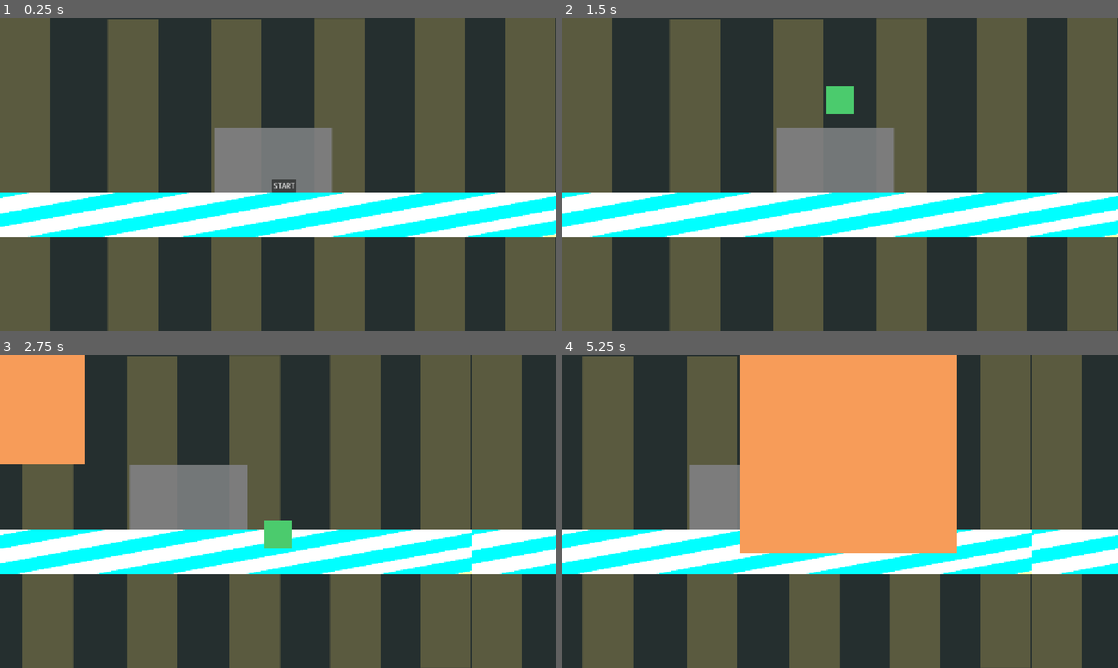
Above: before the commit, frames 1-4 (two rows, left to right).
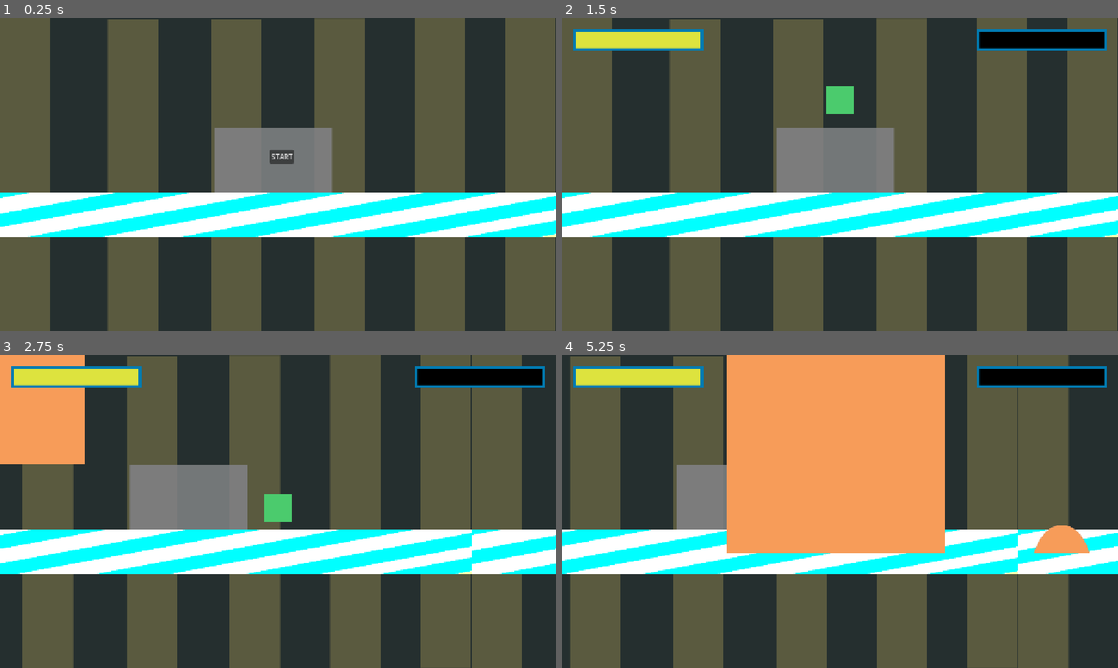
Above: after the commit, the same moments.

Repository: Victolou/defectiveRobot-game
Game: Godot game, scene res://scenes/main/main.tscn
The game is run twice, just before and just after one commit, with the same random seed, the same clock (stepped at 60 frames per second) and the same inputs.
Inputs:
- Up to frame 1 (0.25 s): no input
- Up to frame 2 (1.5 s): click "START" at 0.5 s; tap Enter (ready) at 1.25 s; hold Right (right) from 1.28 s (still down); hold Enter (ready) from 1.28 s (still down)
- Up to frame 3 (2.75 s): keep holding Right (right); tap W (jump) at 1.52, 1.55, 1.82, 2.1, 2.27, 2.57 s; release Enter (ready) at 2.03 s; tap Enter (ready) at 2.3 s
- Up to frame 4 (5.25 s): release Right (right) at 2.78 s; hold E (left) 2.78-3.53 s; hold Enter (ready) 2.78-3.53 s; tap W (jump) at 3.05, 3.77, 4.07, 4.35, 4.52, 4.82 s; hold Right (right) 3.53-5.03 s; tap Enter (ready) at 3.6, 5.1 s; hold E (left) from 5.03 s (still down)

The runs differ from the first frame. In frame 1, 0.3% of the frame differs, in the area x 48-54%, y 42-56%; in frame 2, 3.2%; in frame 3, 4.1%; in frame 4, 23%, in the area x 0-100%, y 0-100%.

Commit message:
Added energy and speed bars, wastes and batteries with respawn logic, and updated Player and Crusher classes

Diff:
--- a/project.godot
+++ b/project.godot
@@ -53,6 +53,15 @@
 
 locale/include_text_server_data=true
 
+[layer_names]
+
+2d_physics/layer_1="environment"
+2d_physics/layer_2="player"
+2d_physics/layer_3="crusher"
+2d_physics/layer_4="waste"
+2d_physics/layer_5="battery"
+2d_physics/layer_6="transform"
+
 [rendering]
 
 renderer/rendering_method="gl_compatibility"
--- a/scenes/UI/home/menu_home.gd
+++ b/scenes/UI/home/home.gd
@@ -1,4 +1,4 @@
-class_name MenuHome extends Control
+class_name Home extends Control
 
 signal on_start_game
 
@@ -8,3 +8,6 @@
 
 func _on_button_pressed() -> void:
 	on_start_game.emit()
+
+func _on_button_2_pressed() -> void:
+	print("funcona")
--- /dev/null
+++ b/scenes/UI/home/home.tscn
@@ -0,0 +1,30 @@
+[gd_scene load_steps=2 format=3 uid="uid://mwrp8av8xxdi"]
+
+[ext_resource type="Script" uid="uid://cg6y102ghkw3p" path="res://scenes/UI/home/home.gd" id="1_66aec"]
+
+[node name="home" type="Control"]
+layout_mode = 3
+anchors_preset = 15
+anchor_right = 1.0
+anchor_bottom = 1.0
+grow_horizontal = 2
+grow_vertical = 2
+script = ExtResource("1_66aec")
+
+[node name="Button" type="Button" parent="."]
+layout_mode = 1
+anchors_preset = 8
+anchor_left = 0.5
+anchor_top = 0.5
+anchor_right = 0.5
+anchor_bottom = 0.5
+offset_left = -28.0
+offset_top = -15.5
+offset_right = 28.0
+offset_bottom = 15.5
+grow_horizontal = 2
+grow_vertical = 2
+text = "START
+"
+
+[connection signal="pressed" from="Button" to="." method="_on_button_pressed"]
--- a/scenes/UI/home/menu_home.tscn
+++ /dev/null
@@ -1,23 +0,0 @@
-[gd_scene load_steps=2 format=3 uid="uid://dbyoow1317p4k"]
-
-[ext_resource type="Script" uid="uid://ctewpma5ot4wa" path="res://scenes/UI/home/menu_home.gd" id="1_vh8wv"]
-
-[node name="menuHome" type="Control"]
-layout_mode = 3
-anchors_preset = 15
-anchor_right = 1.0
-anchor_bottom = 1.0
-grow_horizontal = 2
-grow_vertical = 2
-script = ExtResource("1_vh8wv")
-
-[node name="Button" type="Button" parent="."]
-layout_mode = 0
-offset_left = 625.0
-offset_top = 370.0
-offset_right = 681.0
-offset_bottom = 401.0
-text = "START
-"
-
-[connection signal="pressed" from="Button" to="." method="_on_button_pressed"]
--- /dev/null
+++ b/scenes/UI/stats/stats.gd
@@ -0,0 +1,18 @@
+class_name Stats extends CanvasLayer
+
+@onready var energy_bar: TextureProgressBar = %energyBar
+@onready var velocity_bar: TextureProgressBar = %velocityBar
+
+func update_energy_bar(value: float, positive: bool = false) -> void:
+	energy_bar.value += value if positive else -value
+
+func update_velocity_bar(value: float) -> void:
+	value = clamp(value, 0, velocity_bar.max_value)
+	velocity_bar.value = value
+
+func set_bars_max_limits(max_energy: float, max_velocity: float) -> void:
+	if velocity_bar:
+		velocity_bar.max_value = max_velocity
+	if energy_bar:
+		energy_bar.max_value = max_energy
+		energy_bar.value = max_energy
--- /dev/null
+++ b/scenes/UI/stats/stats.tscn
@@ -0,0 +1,45 @@
+[gd_scene load_steps=6 format=3 uid="uid://c0218mdvjdrqi"]
+
+[ext_resource type="Script" uid="uid://bcbsdt7t3vhd5" path="res://scenes/UI/stats/stats.gd" id="1_hb1ya"]
+[ext_resource type="Texture2D" uid="uid://dne656pv65xye" path="res://assets/sprites/UI/bar/energyBarC.png" id="2_50umo"]
+[ext_resource type="Texture2D" uid="uid://bsp3emfx1g588" path="res://assets/sprites/UI/bar/energyBarA.png" id="3_br1uq"]
+[ext_resource type="Texture2D" uid="uid://dfhq0icqt6bjs" path="res://assets/sprites/UI/bar/energyBarB.png" id="4_fd8bt"]
+[ext_resource type="Texture2D" uid="uid://btncgi3fghvvr" path="res://assets/sprites/UI/bar/energyBarB2.png" id="5_50umo"]
+
+[node name="stats" type="CanvasLayer"]
+script = ExtResource("1_hb1ya")
+
+[node name="MarginContainer" type="MarginContainer" parent="."]
+anchors_preset = 15
+anchor_right = 1.0
+anchor_bottom = 1.0
+offset_bottom = -521.0
+grow_horizontal = 2
+grow_vertical = 2
+theme_override_constants/margin_left = 25
+theme_override_constants/margin_top = 25
+theme_override_constants/margin_right = 25
+theme_override_constants/margin_bottom = 25
+
+[node name="VBoxContainer" type="VBoxContainer" parent="MarginContainer"]
+layout_mode = 2
+size_flags_horizontal = 0
+
+[node name="energyBar" type="TextureProgressBar" parent="MarginContainer/VBoxContainer"]
+unique_name_in_owner = true
+layout_mode = 2
+texture_under = ExtResource("2_50umo")
+texture_over = ExtResource("3_br1uq")
+texture_progress = ExtResource("4_fd8bt")
+
+[node name="VBoxContainer2" type="VBoxContainer" parent="MarginContainer"]
+layout_mode = 2
+size_flags_horizontal = 8
+
+[node name="velocityBar" type="TextureProgressBar" parent="MarginContainer/VBoxContainer2"]
+unique_name_in_owner = true
+layout_mode = 2
+step = 0.0
+texture_under = ExtResource("2_50umo")
+texture_over = ExtResource("3_br1uq")
+texture_progress = ExtResource("5_50umo")
--- a/scenes/background/background.gd
+++ b/scenes/background/background.gd
@@ -22,11 +22,11 @@
 	is_layer0_running = true
 	is_layer1_running = true
 
-func moving(layer: ParallaxLayer, delta, path: bool = false):
+func moving(parallax_layer: ParallaxLayer, delta, path: bool = false):
 	if path:
-		layer.motion_offset.x += speed_layer0.x * delta
+		parallax_layer.motion_offset.x += speed_layer0.x * delta
 	else:
-		layer.motion_offset.x -= speed_layer0.x * delta
+		parallax_layer.motion_offset.x -= speed_layer0.x * delta
 
 func change_direction():
 	direction = !direction
--- /dev/null
+++ b/scenes/battery/battery.gd
@@ -0,0 +1,19 @@
+class_name Battery extends Node2D
+
+signal on_player_crash
+
+@export var move_speed: float = 300.0
+
+func _process(delta: float) -> void:
+	position.x -= move_speed * delta
+
+func set_move_speed(value: float) -> void:
+	move_speed = value
+
+func _on_area_2d_body_entered(body: Node2D) -> void:
+	if body is Player:
+		on_player_crash.emit()
+		queue_free()
+
+func _on_visible_on_screen_notifier_2d_screen_exited() -> void:
+	queue_free()
--- /dev/null
+++ b/scenes/battery/battery.tscn
@@ -0,0 +1,27 @@
+[gd_scene load_steps=4 format=3 uid="uid://bk1f7lu0rvvil"]
+
+[ext_resource type="Script" uid="uid://c6dy8jnyw08bx" path="res://scenes/battery/battery.gd" id="1_5d3fe"]
+[ext_resource type="Texture2D" uid="uid://csgmnq0qkp713" path="res://assets/sprites/entitles/battery.png" id="2_n4s2d"]
+
+[sub_resource type="CapsuleShape2D" id="CapsuleShape2D_g32y3"]
+radius = 16.0
+height = 54.0
+
+[node name="battery" type="Node2D"]
+script = ExtResource("1_5d3fe")
+
+[node name="Sprite2D" type="Sprite2D" parent="."]
+texture = ExtResource("2_n4s2d")
+
+[node name="Area2D" type="Area2D" parent="."]
+collision_layer = 16
+collision_mask = 2
+
+[node name="CollisionShape2D" type="CollisionShape2D" parent="Area2D"]
+shape = SubResource("CapsuleShape2D_g32y3")
+
+[node name="VisibleOnScreenNotifier2D" type="VisibleOnScreenNotifier2D" parent="."]
+position = Vector2(52, 0)
+
+[connection signal="body_entered" from="Area2D" to="." method="_on_area_2d_body_entered"]
+[connection signal="screen_exited" from="VisibleOnScreenNotifier2D" to="." method="_on_visible_on_screen_notifier_2d_screen_exited"]
--- a/scenes/crusher/crushed.gd
+++ b/scenes/crusher/crushed.gd
@@ -2,17 +2,20 @@
 
 signal on_player_reached
 signal on_player_crusher
+signal on_waste_reached
+signal on_waste_crusher
 
 @onready var image_crusher: Sprite2D = %imageCrusher
 
 @export var move_speed_x: float = 300.0
-@export var move_speed_y: float = 3500.0
+@export var move_speed_y: float = 800.0
 @export var upper_limit: float = 0.0
 @export var lower_limit: float = 205.0
 @export var left_limit: float = 0.0
 
 var crusher_running: bool = false
 var moving_down: bool = false
+var moving_stop: bool = false
 
 var external_pushback := 0.0
 var pushback_decay := 10
@@ -40,6 +43,11 @@
 		if position.y <= upper_limit:
 			position.y = upper_limit
 
+	if !moving_stop:
+		if position.y == lower_limit:
+			moving_down = false
+
+
 func set_running() -> void:
 	crusher_running = !crusher_running
 
@@ -50,14 +58,25 @@
 	external_pushback += amount
 
 func kill_player() -> void:
+	moving_stop = true
 	move_speed_x = 0
 	moving_down = true
 	position.y = lower_limit
 
-func _on_player_reached_body_entered(body: Node2D) -> void:
-	if body is Player:
-		emit_signal("on_player_reached", body)
+func up_crusher() -> void:
+	moving_down = false
 
-func _on_player_crusher_body_entered(body: Node2D) -> void:
-	if body is Player:
-		emit_signal("on_player_crusher", body)
+func lower_crusher() -> void:
+	moving_down = true
+
+func _on_reached_body_entered(_body: Node2D) -> void:
+	on_player_reached.emit()
+
+func _on_crush_body_entered(_body: Node2D) -> void:
+	on_player_crusher.emit()
+
+func _on_reached_area_entered(_area: Area2D) -> void:
+	on_waste_reached.emit()
+
+func _on_crush_area_entered(_area: Area2D) -> void:
+	on_waste_crusher.emit()
--- a/scenes/crusher/crusher.tscn
+++ b/scenes/crusher/crusher.tscn
@@ -1,13 +1,16 @@
-[gd_scene load_steps=5 format=3 uid="uid://dc0howu75tr8v"]
+[gd_scene load_steps=6 format=3 uid="uid://dc0howu75tr8v"]
 
 [ext_resource type="Script" uid="uid://djmrdcjsguatv" path="res://scenes/crusher/crushed.gd" id="1_pneob"]
-[ext_resource type="Texture2D" uid="uid://bpn1vlui4c5ls" path="res://assets/sprites/environment/crusher.png" id="2_sq5ym"]
+[ext_resource type="Texture2D" uid="uid://bpn1vlui4c5ls" path="res://assets/sprites/entitles/crusher.png" id="2_sq5ym"]
 
 [sub_resource type="RectangleShape2D" id="RectangleShape2D_ipyxr"]
 size = Vector2(58, 882)
 
 [sub_resource type="RectangleShape2D" id="RectangleShape2D_sq5ym"]
 size = Vector2(4, 876.5)
+
+[sub_resource type="RectangleShape2D" id="RectangleShape2D_ugydg"]
+size = Vector2(500, 63)
 
 [node name="crushed" type="Node2D"]
 script = ExtResource("1_pneob")
@@ -17,17 +20,33 @@
 unique_name_in_owner = true
 texture = ExtResource("2_sq5ym")
 
-[node name="playerReached" type="Area2D" parent="."]
+[node name="reached" type="Area2D" parent="."]
+collision_layer = 4
+collision_mask = 10
 
-[node name="CollisionShape2D" type="CollisionShape2D" parent="playerReached"]
+[node name="CollisionShape2D" type="CollisionShape2D" parent="reached"]
 position = Vector2(280, 188)
 shape = SubResource("RectangleShape2D_ipyxr")
 
-[node name="playerCrusher" type="Area2D" parent="."]
+[node name="crush" type="Area2D" parent="."]
+collision_layer = 4
+collision_mask = 10
 
-[node name="CollisionShape2D" type="CollisionShape2D" parent="playerCrusher"]
-position = Vector2(-46, 190.75)
+[node name="CollisionShape2D" type="CollisionShape2D" parent="crush"]
+position = Vector2(-18, 187)
 shape = SubResource("RectangleShape2D_sq5ym")
 
-[connection signal="body_entered" from="playerReached" to="." method="_on_player_reached_body_entered"]
-[connection signal="body_entered" from="playerCrusher" to="." method="_on_player_crusher_body_entered"]
+[node name="wasteCrush" type="Area2D" parent="."]
+collision_layer = 32
+collision_mask = 8
+
+[node name="CollisionShape2D" type="CollisionShape2D" parent="wasteCrush"]
+position = Vector2(0, 180)
+shape = SubResource("RectangleShape2D_ugydg")
+debug_color = Color(0.928598, 0.212519, 0.416141, 0.42)
+
+[connection signal="area_entered" from="reached" to="." method="_on_reached_area_entered"]
+[connection signal="body_entered" from="reached" to="." method="_on_reached_body_entered"]
+[connection signal="area_entered" from="crush" to="." method="_on_crush_area_entered"]
+[connection signal="body_entered" from="crush" to="." method="_on_crush_body_entered"]
+[connection signal="area_entered" from="wasteCrush" to="." method="_on_waste_crusher_area_entered"]
--- a/scenes/main/main.gd
+++ b/scenes/main/main.gd
@@ -2,34 +2,58 @@
 
 @onready var player: Player = $player
 @onready var crusher: Crusher = $crusher
-@onready var menu_home: MenuHome = $menuHome
+@onready var home: Home = $home
 @onready var background: Background = $background
+@onready var stats: Stats = $stats
+@onready var spawner: Spawner = $spawner
 
 func _ready() -> void:
-	pass
+	stats.hide()
+	stats.set_bars_max_limits(player.energy, player.limit_power_advantage)
 
-func _on_menu_home_on_start_game() -> void:
+func _process(_delta: float) -> void:
+	stats.update_velocity_bar(player.power_advantage)
+
+func _on_home_on_start_game() -> void:
+	home.hide()
+	stats.show()
 	player.set_running()
-	menu_home.hide()
 
 func _on_player_on_player_is_on_floor() -> void:
 	crusher.set_running()
 	background.set_running()
 
 func _on_player_on_back_crusher() -> void:
+	stats.update_energy_bar(player.energy_loss)
 	crusher.apply_pushback(player.power_advantage)
 
-func _on_crusher_on_player_reached(body: Node) -> void:
-	if body == player:
-		print("¡Player alcanzado!")
-		player.set_running()
-		background.change_direction()
+func _on_crusher_on_player_reached() -> void:
+	crusher.up_crusher()
+	spawner.stop()
+	player.set_reached()
+	player.set_power_advantage(0)
+	background.change_direction()
 
-func _on_crusher_on_player_crusher(body: Node) -> void:
-	if body == player:
-		background.stop_layer0()
-		background.stop_layer1()
-		crusher.kill_player()
+func _on_crusher_on_player_crusher() -> void:
+	background.stop_layer0()
+	background.stop_layer1()
+	crusher.kill_player()
+
+func _on_crusher_on_waste_reached() -> void:
+	crusher.up_crusher()
+
+func _on_crusher_on_waste_crusher() -> void:
+	crusher.lower_crusher()
+
+func _on_spawner_on_waste_crash() -> void:
+	player.set_power_advantage(0)
+
+func _on_spawner_on_battery_crash() -> void:
+	stats.update_energy_bar(20, true)
+	player.recover_energy(20)
 
 func _on_player_on_player_no_energy() -> void:
 	crusher.set_external_pushback(0.0)
+
+func _on_timer_timeout() -> void:
+	pass # Replace with function body.
--- a/scenes/main/main.tscn
+++ b/scenes/main/main.tscn
@@ -1,10 +1,12 @@
-[gd_scene load_steps=7 format=3 uid="uid://bkevwyf8jh045"]
+[gd_scene load_steps=9 format=3 uid="uid://bkevwyf8jh045"]
 
 [ext_resource type="PackedScene" uid="uid://cayd0x34pllg7" path="res://scenes/player/player.tscn" id="1_hyk8p"]
 [ext_resource type="Script" uid="uid://bbyfkks628a1h" path="res://scenes/main/main.gd" id="1_l3cfh"]
-[ext_resource type="PackedScene" uid="uid://dbyoow1317p4k" path="res://scenes/UI/home/menu_home.tscn" id="2_6q06x"]
+[ext_resource type="PackedScene" uid="uid://mwrp8av8xxdi" path="res://scenes/UI/home/home.tscn" id="2_hujxm"]
 [ext_resource type="PackedScene" uid="uid://d22o5dv7iq6iq" path="res://scenes/platform/platform.tscn" id="2_iuonh"]
+[ext_resource type="PackedScene" uid="uid://c0218mdvjdrqi" path="res://scenes/UI/stats/stats.tscn" id="3_hujxm"]
 [ext_resource type="PackedScene" uid="uid://dc0howu75tr8v" path="res://scenes/crusher/crusher.tscn" id="3_k2fmo"]
+[ext_resource type="PackedScene" uid="uid://b8jyydq6ipjr3" path="res://scenes/spawner/spawner.tscn" id="5_b1x3f"]
 [ext_resource type="PackedScene" uid="uid://dl6iygbqmlytq" path="res://scenes/background/background.tscn" id="6_ow5a4"]
 
 [node name="main" type="Node2D"]
@@ -12,20 +14,41 @@
 
 [node name="background" parent="." instance=ExtResource("6_ow5a4")]
 
-[node name="menuHome" parent="." instance=ExtResource("2_6q06x")]
+[node name="stats" parent="." instance=ExtResource("3_hujxm")]
 
 [node name="player" parent="." instance=ExtResource("1_hyk8p")]
 position = Vector2(640, -95)
 
+[node name="crusher" parent="." instance=ExtResource("3_k2fmo")]
+position = Vector2(-250, 7)
+
+[node name="spawner" parent="." instance=ExtResource("5_b1x3f")]
+PLAYER_NODE = NodePath("../player")
+
 [node name="platform" parent="." instance=ExtResource("2_iuonh")]
 position = Vector2(640, 487)
 
-[node name="crusher" parent="." instance=ExtResource("3_k2fmo")]
-position = Vector2(-250, -3)
+[node name="home" parent="." instance=ExtResource("2_hujxm")]
+anchors_preset = 8
+anchor_left = 0.5
+anchor_top = 0.5
+anchor_right = 0.5
+anchor_bottom = 0.5
+offset_left = 648.0
+offset_top = 318.0
+offset_right = 648.0
+offset_bottom = 318.0
 
-[connection signal="on_start_game" from="menuHome" to="." method="_on_menu_home_on_start_game"]
+[node name="Timer" type="Timer" parent="."]
+
 [connection signal="on_back_crusher" from="player" to="." method="_on_player_on_back_crusher"]
 [connection signal="on_player_is_on_floor" from="player" to="." method="_on_player_on_player_is_on_floor"]
 [connection signal="on_player_no_energy" from="player" to="." method="_on_player_on_player_no_energy"]
 [connection signal="on_player_crusher" from="crusher" to="." method="_on_crusher_on_player_crusher"]
 [connection signal="on_player_reached" from="crusher" to="." method="_on_crusher_on_player_reached"]
+[connection signal="on_waste_crusher" from="crusher" to="." method="_on_crusher_on_waste_crusher"]
+[connection signal="on_waste_reached" from="crusher" to="." method="_on_crusher_on_waste_reached"]
+[connection signal="on_battery_crash" from="spawner" to="." method="_on_spawner_on_battery_crash"]
+[connection signal="on_waste_crash" from="spawner" to="." method="_on_spawner_on_waste_crash"]
+[connection signal="on_start_game" from="home" to="." method="_on_home_on_start_game"]
+[connection signal="timeout" from="Timer" to="." method="_on_timer_timeout"]
--- a/scenes/platform/platform.tscn
+++ b/scenes/platform/platform.tscn
@@ -4,6 +4,7 @@
 size = Vector2(1280, 64)
 
 [node name="platform" type="StaticBody2D"]
+collision_mask = 2
 
 [node name="CollisionShape2D" type="CollisionShape2D" parent="."]
 shape = SubResource("RectangleShape2D_7j252")
--- a/scenes/player/player.gd
+++ b/scenes/player/player.gd
@@ -6,13 +6,16 @@
 signal on_player_no_energy
 
 @export var gravity: float = 1000.0
-@export var jump_force: float = 150.0
+@export var jump_force: float = 450.0
 @export var max_speed: float = 400.0
+@export var energy_limit: float = 300.0
 @export var energy: float = 300.0
+@export var energy_loss: float = 5
 @export var power_advantage: float = 0
 @export var limit_power_advantage: float = 5
 
 var player_running: bool = false
+var reached = false
 var was_on_floor: bool = false
 
 var input_left: bool = true
@@ -27,7 +30,7 @@
 		velocity.y += gravity * delta
 		velocity.y = min(velocity.y , max_speed)
 
-	if is_on_floor() and energy > 0:
+	if is_on_floor() and (energy > 0 and !reached):
 		if not was_on_floor:
 			on_player_is_on_floor.emit()
 			was_on_floor = true
@@ -36,11 +39,11 @@
 			velocity.y -= jump_force
 
 		if Input.is_action_just_pressed("left") and input_left:
-			calculate_reserves(5, 0.1)
+			calculate_reserves(energy_loss, 0.1)
 			on_back_crusher.emit()
 
 		elif Input.is_action_just_pressed("right") and input_right:
-			calculate_reserves(5, 0.1)
+			calculate_reserves(energy_loss, 0.1)
 			on_back_crusher.emit()
 
 	if energy == 0.0:
@@ -53,6 +56,15 @@
 
 func set_running() -> void:
 	player_running = !player_running
+
+func set_reached():
+	reached = !reached
+
+func set_power_advantage(value: float):
+	power_advantage = value
+
+func recover_energy(value: float) -> void:
+	energy = min(energy + value, energy_limit)
 
 func calculate_reserves(less_energy: float, more_power: float) -> void:
 	energy -= less_energy
--- a/scenes/player/player.tscn
+++ b/scenes/player/player.tscn
@@ -18,6 +18,8 @@
 size = Vector2(64, 64)
 
 [node name="player" type="CharacterBody2D"]
+collision_layer = 2
+collision_mask = 29
 script = ExtResource("1_dovo2")
 
 [node name="AnimatedSprite2D" type="AnimatedSprite2D" parent="."]
--- /dev/null
+++ b/scenes/spawner/spawner.gd
@@ -0,0 +1,73 @@
+class_name Spawner extends Node
+
+signal on_waste_crash
+signal on_battery_crash
+
+const WASTE_SCENE = preload("res://scenes/waste/waste.tscn")
+const BATTERY_SCENE = preload("res://scenes/battery/battery.tscn")
+
+@export var PLAYER_NODE: NodePath
+
+@onready var player = get_node(PLAYER_NODE)
+@onready var timer_waste: Timer = %timer_waste
+@onready var timer_battery: Timer = %timer_battery
+@onready var cooldown_battery_timer: Timer = %cooldown_battery_timer
+
+var viewport: Viewport
+
+func _ready() -> void:
+	viewport = get_viewport()
+
+#GENERAL
+func respawn_probability(value: float, value_limit: float) -> float:
+	return clamp(1.0 - (value / value_limit), 0.0, 1.0)
+
+func stop() -> void:
+	timer_waste.stop()
+	timer_battery.stop()
+
+	var target_types = [Waste, Battery]
+
+	for child in get_children():
+		for t in target_types:
+			if is_instance_of(child, t):
+				child.set_move_speed(0)
+				break
+
+#WASTE
+func spawn_waste() -> void:
+	var waste_instance: Waste = WASTE_SCENE.instantiate()
+	waste_instance.on_player_crash.connect(on_waste_hit_player)
+
+	waste_instance.position.x = viewport.get_visible_rect().end.x + 150
+	waste_instance.position.y = 422.0
+
+	add_child(waste_instance)
+
+func on_waste_hit_player() -> void:
+	on_waste_crash.emit()
+
+func _on_timer_waste_timeout() -> void:
+	spawn_waste()
+
+#BATTERY
+func spawn_battery() -> void:
+	var battery_instance: Battery = BATTERY_SCENE.instantiate()
+	battery_instance.on_player_crash.connect(on_battery_hit_player)
+
+	battery_instance.position.x = viewport.get_visible_rect().end.x + 150
+	battery_instance.position.y = 300
+
+	add_child(battery_instance)
+
+func on_battery_hit_player() -> void:
+	on_battery_crash.emit()
+
+func _on_timer_battery_timeout() -> void:
+	if not cooldown_battery_timer.is_stopped():
+		return  # Aún en cooldown, no se permite otro respawn
+
+	var prob = respawn_probability(player.energy, player.energy_limit)
+	if randf() < prob:
+		spawn_battery()
+		cooldown_battery_timer.start()  # inicia cooldown de 2 segundos
--- /dev/null
+++ b/scenes/spawner/spawner.tscn
@@ -0,0 +1,23 @@
+[gd_scene load_steps=2 format=3 uid="uid://b8jyydq6ipjr3"]
+
+[ext_resource type="Script" uid="uid://c20b150e6akud" path="res://scenes/spawner/spawner.gd" id="1_eoeca"]
+
+[node name="spawner" type="Node"]
+script = ExtResource("1_eoeca")
+
+[node name="timer_waste" type="Timer" parent="."]
+unique_name_in_owner = true
+wait_time = 3.0
+autostart = true
+
+[node name="timer_battery" type="Timer" parent="."]
+unique_name_in_owner = true
+autostart = true
+
+[node name="cooldown_battery_timer" type="Timer" parent="."]
+unique_name_in_owner = true
+wait_time = 2.0
+one_shot = true
+
+[connection signal="timeout" from="timer_waste" to="." method="_on_timer_waste_timeout"]
+[connection signal="timeout" from="timer_battery" to="." method="_on_timer_battery_timeout"]
--- /dev/null
+++ b/scenes/waste/waste.gd
@@ -0,0 +1,28 @@
+class_name Waste extends Node2D
+
+signal on_player_crash
+
+const TRANSFORMED_TEXTURE = preload("res://assets/sprites/entitles/waste2.png")
+
+@onready var sprite_2d: Sprite2D = $Sprite2D
+
+@export var move_speed: float = 300.0
+
+var change_sprite = false
+var is_crusher: bool = false
+
+func _process(delta: float) -> void:
+	position.x -= move_speed * delta
+
+func set_move_speed(value: float) -> void:
+	move_speed = value
+
+func _on_area_2d_body_entered(_body: Node2D) -> void:
+	on_player_crash.emit()
+
+func _on_visible_on_screen_notifier_2d_screen_exited() -> void:
+	queue_free()
+
+func _on_area_2d_area_entered(area: Area2D) -> void:
+	if area.name == "wasteCrush":
+		sprite_2d.texture = TRANSFORMED_TEXTURE
--- /dev/null
+++ b/scenes/waste/waste.tscn
@@ -0,0 +1,24 @@
+[gd_scene load_steps=3 format=3 uid="uid://bpxc0j5egg51a"]
+
+[ext_resource type="Script" uid="uid://odntiw3msdaw" path="res://scenes/waste/waste.gd" id="1_4o30g"]
+[ext_resource type="Texture2D" uid="uid://53lt3bv2vhru" path="res://assets/sprites/entitles/waste.png" id="2_gqhc4"]
+
+[node name="waste" type="Node2D"]
+script = ExtResource("1_4o30g")
+
+[node name="Sprite2D" type="Sprite2D" parent="."]
+texture = ExtResource("2_gqhc4")
+
+[node name="Area2D" type="Area2D" parent="."]
+collision_layer = 8
+collision_mask = 38
+
+[node name="CollisionPolygon2D" type="CollisionPolygon2D" parent="Area2D"]
+polygon = PackedVector2Array(0, -32, 13, -31, 32, -20, 48, -3, 60, 20, 64, 32, -64, 33, -60, 19, -47, -5, -31, -21, -13, -31)
+
+[node name="VisibleOnScreenNotifier2D" type="VisibleOnScreenNotifier2D" parent="."]
+position = Vector2(98, 2)
+
+[connection signal="area_entered" from="Area2D" to="." method="_on_area_2d_area_entered"]
+[connection signal="body_entered" from="Area2D" to="." method="_on_area_2d_body_entered"]
+[connection signal="screen_exited" from="VisibleOnScreenNotifier2D" to="." method="_on_visible_on_screen_notifier_2d_screen_exited"]
Binary file added: assets/sprites/UI/bar/energyBarA.png
Not shown, changed: assets/sprites/UI/bar/energyBarA.png.import
Binary file added: assets/sprites/UI/bar/energyBarB.png
Not shown, added: assets/sprites/UI/bar/energyBarB.png.import
Binary file added: assets/sprites/UI/bar/energyBarB2.png
Not shown, added: assets/sprites/UI/bar/energyBarB2.png.import
Binary file added: assets/sprites/UI/bar/energyBarC.png
Not shown, added: assets/sprites/UI/bar/energyBarC.png.import
Binary file added: assets/sprites/entitles/battery.png
Not shown, added: assets/sprites/entitles/battery.png.import
Renamed: assets/sprites/environment/crusher.png -> assets/sprites/entitles/crusher.png
Not shown, added: assets/sprites/entitles/crusher.png.import
(and 10 more such lines)
